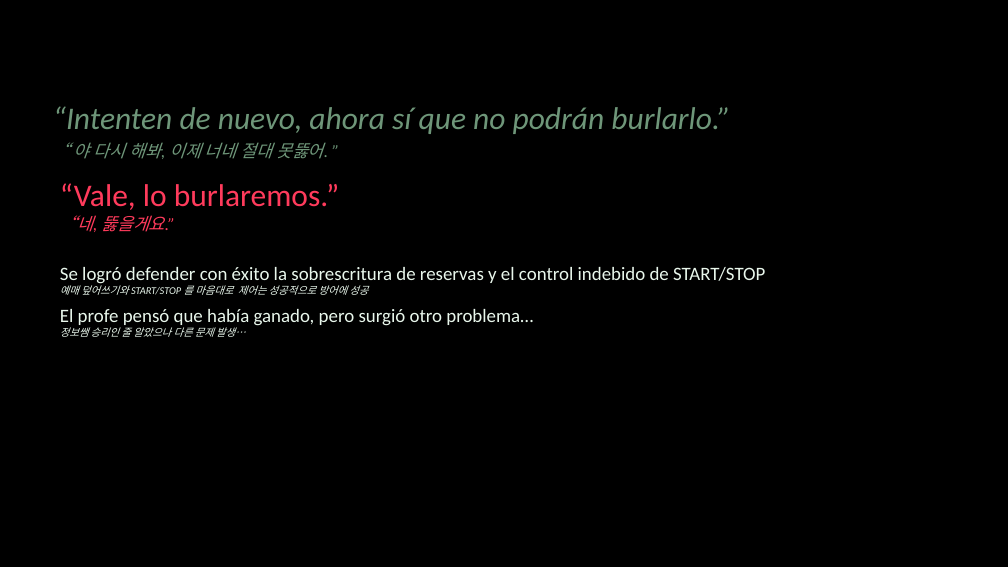
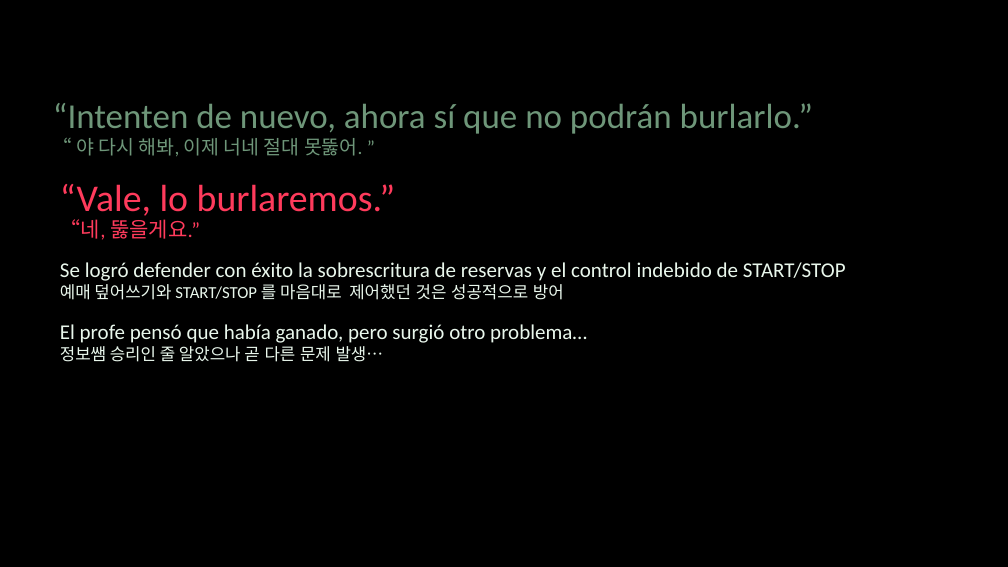
Before and after one commit to shk-cell/Macro_Classroom, a slide deck: slide 14 of AI기반 바이브코딩 시대의 교사역할과 교수학습설계 (ES-KO).pptx. Drawn at 1008x567 pixels with LibreOffice and Linux fonts; fonts in the diff are those of the drawing. Boxes give left, top, right and bottom in pixels: in the first picture for what was removed or moved away, otherwise in the second. Text is boxed around its words. In the diff, an @@ line names an element or a change of style, - is before the commit and + after.

```diff
--- a/AI기반 바이브코딩 시대의 교사역할과 교수학습설계 (ES-KO).pptx
+++ b/AI기반 바이브코딩 시대의 교사역할과 교수학습설계 (ES-KO).pptx
@@ text "“Intenten de nuevo, ahora sí ..." at (53, 103, 813, 156): size 30 to 33.3 pt in "“Intenten de nuevo, ahora sí que no ..."; italic off; size 16.5 to 18.5 pt in "“ 야 다시 해봐, 이제 너네 절대 ..."; line spacing 1.2 to 1 @@
@@ text "“Vale, lo burlaremos.”" at (60, 184, 396, 240): size 30 to 36 pt in "“Vale, lo burlaremos.”"; size 16.5 to 20 pt, italic off in "“네, 뚫을게요.”"; line spacing 1 to 0.9 @@
@@ text at (60, 262, 846, 281): size 18 to 20 pt in "Se logró defender con éxito la sobrescritura ..." @@
@@ text at (60, 284, 564, 300): text changed; size 9.9 to 16 pt; italic off @@
-예매 덮어쓰기와 START/STOP 를 마음대로 제어는 성공적으로 방어에 성공
+예매 덮어쓰기와 START/STOP 를 마음대로 제어했던 것은 성공적으로 방어
@@ text at (60, 324, 587, 343): size 18 to 20 pt in "El profe pensó que había ganado, pero ..." @@
@@ text "El profe pensó que había ...": place and size @@
-text "El profe pensó que había ..." at (60, 309, 533, 337)
+text "El profe pensó que había ..." at (60, 324, 587, 362)
@@ text at (60, 346, 384, 362): text changed; size 9.9 to 16 pt; italic off @@
-정보쌤 승리인 줄 알았으나 다른 문제 발생…
+정보쌤 승리인 줄 알았으나 곧 다른 문제 발생…
```
Also in this commit, not shown: 29 other slides changed.
